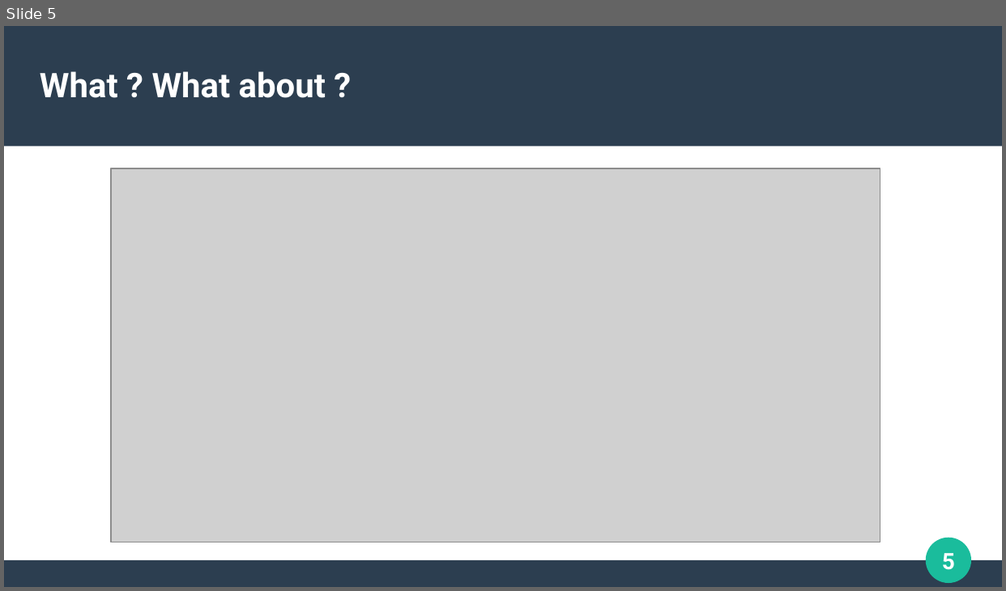
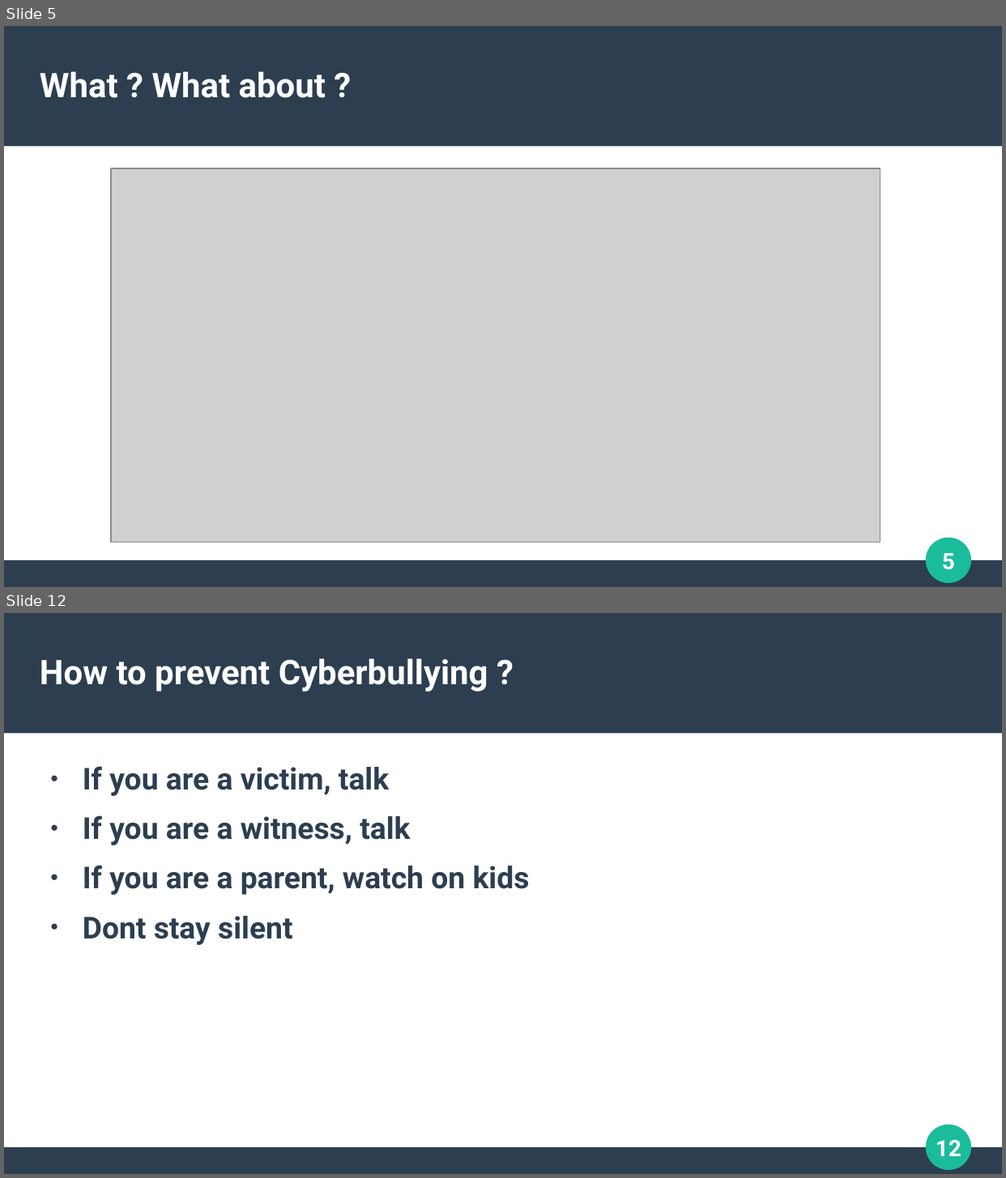
Before and after one commit to WilliamMagalhaesMonteiro/oralAnglaisM1, a slide deck: Présentation Anglais M1.odp. Shown one above the other, each under a label of ours: slide 5 before the commit, slides 5 and 12 after it; the slides between them are not shown. The pictures are 1006x591 and 1006x1178 pixels, drawn with LibreOffice and Linux fonts; fonts in the diff are those of the drawing; grey boxes stand for pictures. Boxes give left, top, right and bottom in pixels: in the first picture for what was removed or moved away, otherwise in the second. Text is boxed around its words. In the diff, an @@ line names an element or a change of style, - is before the commit and + after.

```diff
--- a/Présentation Anglais M1.odp
+++ b/Présentation Anglais M1.odp
@@ slide 12 added at (4, 613, 1002, 1174), background #FFFFFF; not listed: 4 template elements that a slide beside it also shows @@
@@ title added at (40, 658, 488, 692), 27 pt, text #FFFFFF, bold @@
+How to prevent Cyberbullying ?
@@ text added at (83, 766, 530, 945), 24 pt, text #2C3E50, bold @@
+● If you are a victim, talk
+● If you are a witness, talk
+● If you are a parent, watch on kids
+● Dont stay silent
```
Also in this commit, not shown: 8 other slides added, 1 slide removed, 3 other files.
